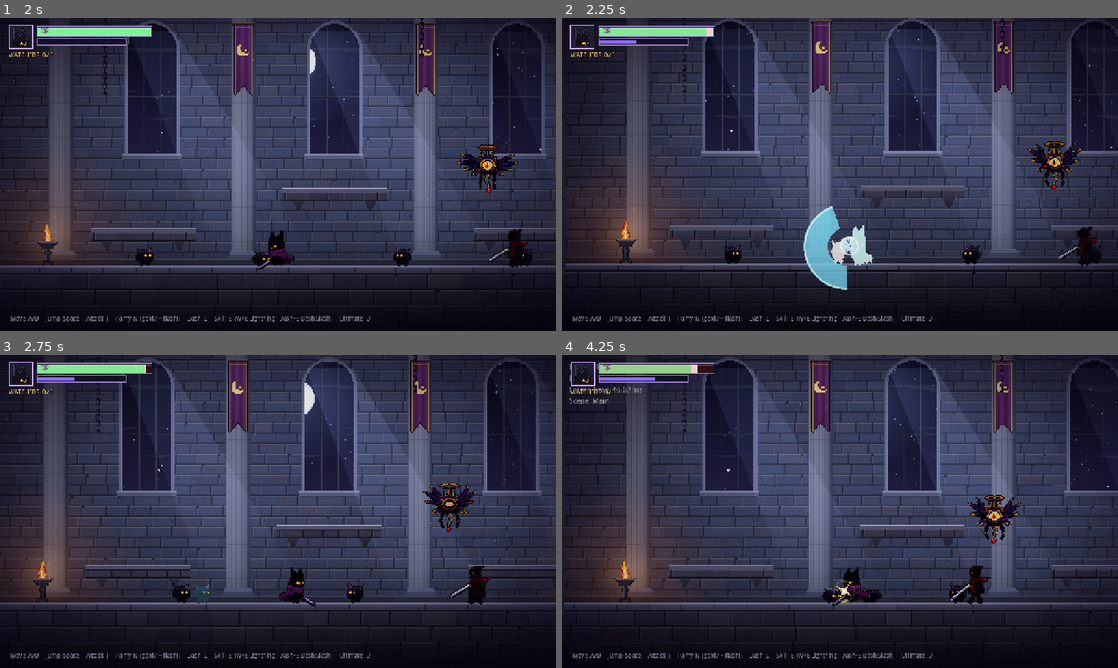
Above: before the commit, frames 1-4 (two rows, left to right).
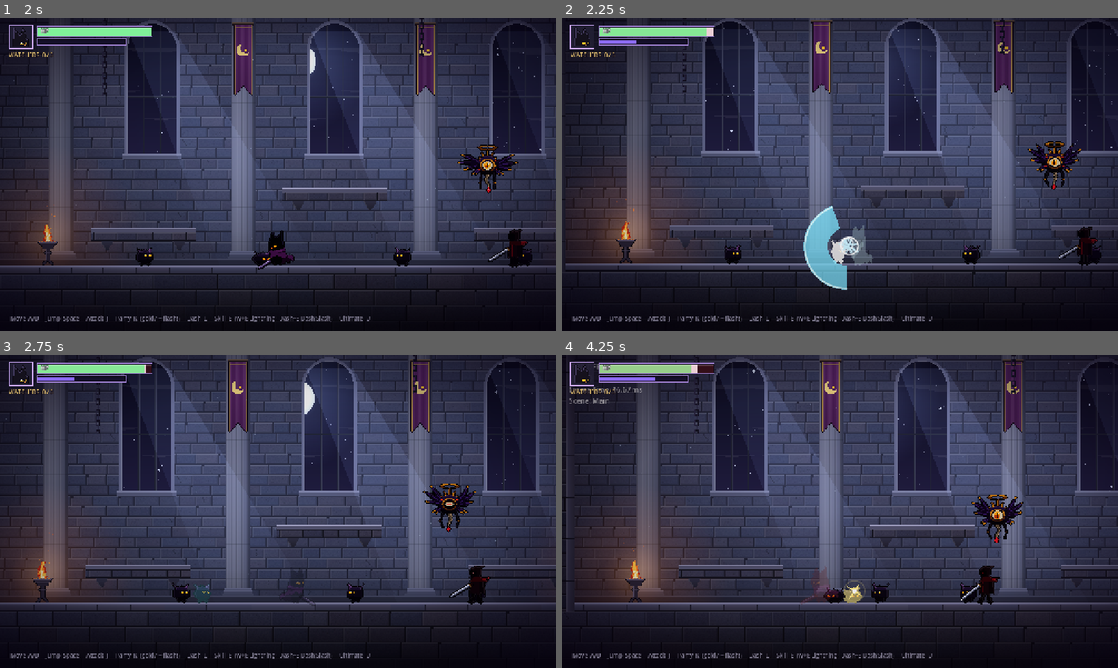
Above: after the commit, the same moments.

Repository: yunjeonghwan01-max/Vibe_voider
Game: Godot game, scene res://app/main.tscn
Same seed, same stepped clock (60 frames per second), same inputs: the game is played once before the commit and once after it. Sound files missing from this copy of the repository are replaced by a short silence.
Inputs (mouse positions are in pixels of both pictures, inside the frame that each line leads up to):
- Up to frame 1 (2 s): tap Enter at 0.5 s; move the mouse to (400, 158) at 0.52 s; hold Right (player_move_right) 0.53-1.28 s; tap J (player_attack) at 0.6 s; click (400, 158) at 0.67 s; tap Space (player_jump) at 0.77, 1.52 s; move the mouse to (166, 190) at 1.27 s; hold Left (player_move_left) from 1.28 s (still down); tap L (player_dash) at 1.35 s
- Up to frame 2 (2.25 s): move the mouse to (895, 105) at 2.02 s; release Left (player_move_left) at 2.03 s; hold Right (player_move_right) from 2.03 s (still down); tap K (player_parry) at 2.1 s
- Up to frame 3 (2.75 s): keep holding Right (player_move_right)
- Up to frame 4 (4.25 s): move the mouse to (812, 574) at 2.77 s; release Right (player_move_right) at 2.78 s; hold Up (player_move_up) 2.78-3.53 s; tap U (player_ultimate) at 2.85 s; click (812, 574) at 2.92 s; tap Space (player_jump) at 3.02, 3.77 s; move the mouse to (1006, 558) at 3.52 s; hold Left (player_move_left) from 3.53 s (still down); tap 1 at 3.6 s

Frame 1 is identical in both runs. In frame 2, 0.3% of the frame differs, in the area x 51-56%, y 66-80%; in frame 3, 0.3%; in frame 4, 18%, in the area x 0-100%, y 0-93%.

Commit message:
Show player hit invincibility as blinking, lengthen to 0.8s
Co-Authored-By: Claude Opus 5.5 <noreply@anthropic.com>

Diff:
--- a/actors/player/player.gd
+++ b/actors/player/player.gd
@@ -166,6 +166,7 @@
 var _dash_start_pos: Vector2 = Vector2.ZERO   # 마지막 대시를 시작한 곳 — 대시 참격이 지나온 길까지 벤다
 var _lightning_struck: bool = false
 
+var _iframe_t: float = 0.0            # 피격 무적 남은 시간 (깜빡임 표시용 — 실제 무적은 Hurtbox가 처리)
 var _squash: Vector2 = Vector2.ONE   # 스쿼시&스트레치
 var _attack_hitbox_base_pos: Vector2
 var _was_on_floor: bool = false
@@ -206,7 +207,10 @@
 	ultimate_changed.emit(ult_charge, ultimate_max)
 
 
-func _process(_delta: float) -> void:
+func _process(delta: float) -> void:
+	if _iframe_t > 0.0:
+		_iframe_t -= delta
+		visual.modulate.a = 1.0 if _iframe_t <= 0.0 or int(_iframe_t * 16.0) % 2 == 0 else 0.3
 	# 보스의 역반격 창처럼 세상이 느려진 동안엔 물리 프레임이 드물다 — 그 사이의 반격 입력을 모아 둔다.
 	if Engine.time_scale < 1.0 and Input.is_action_just_pressed("player_parry") and _can_take_counter_press() 			and not _open_counter_threats().is_empty():
 		_counter_buffered = true
@@ -993,6 +997,7 @@
 	if health.hp - damage <= 0:
 		return                          # 치명타는 _on_died가 처리
 	_add_ultimate(ult_charge_on_damaged)
+	_iframe_t = hurtbox.invincibility_duration
 	var enemy := source as Enemy
 	if enemy != null and enemy.is_contact_hit:
 		_on_contact_hit(damage, knockback)
--- a/actors/player/player_tuning.cfg
+++ b/actors/player/player_tuning.cfg
@@ -7,8 +7,8 @@
 max_hp=100
 
 [Combat/Hurtbox]
-; 피격 후 무적 시간
-invincibility_duration=0.5
+; 피격 후 무적 시간 (이 동안 캐릭터가 깜빡이고 어떤 공격도 안 들어간다)
+invincibility_duration=0.8
 
 [.]
 ; ── 이동 ──
